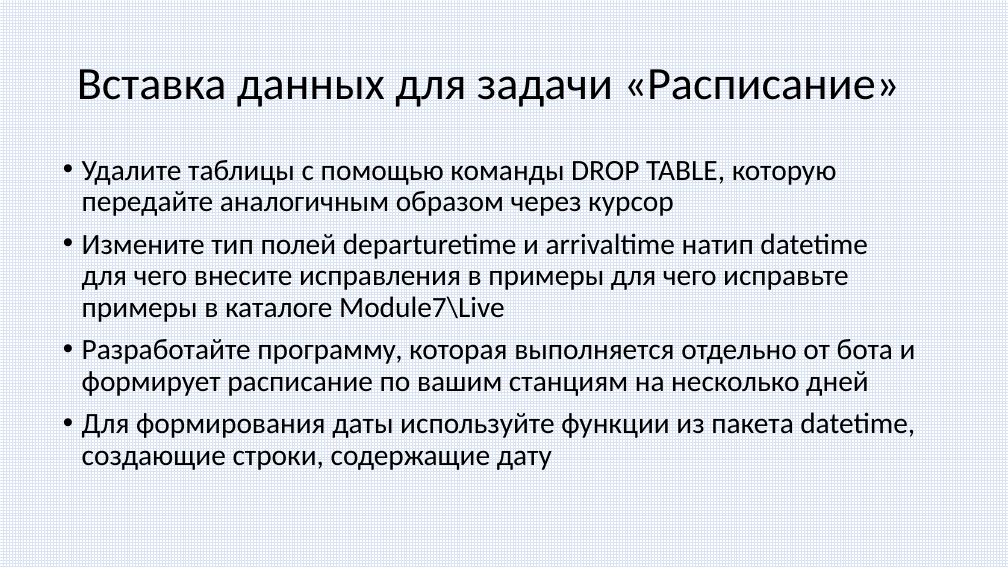
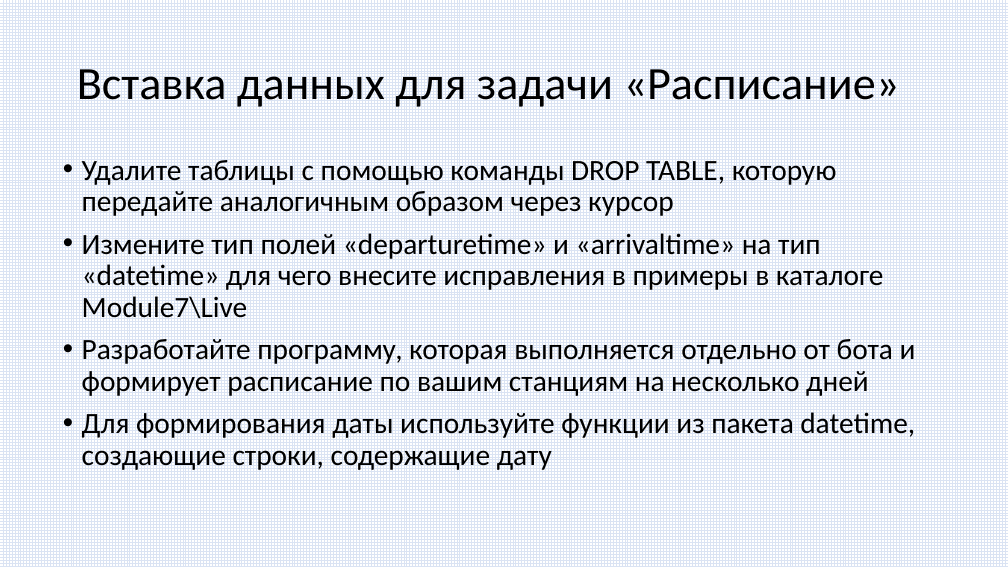
Before and after one commit to paveltsytovich/telegram-course, a slide deck: slide 147 of Presentation/Разработка ботов для телеграмм на Python.pptx. Drawn at 1008x567 pixels with LibreOffice and Linux fonts; fonts in the diff are those of the drawing. Boxes give left, top, right and bottom in pixels: in the first picture for what was removed or moved away, otherwise in the second. Text is boxed around its words. In the diff, an @@ line names an element or a change of style, - is before the commit and + after.

Commit message:
фикс в тексте упражнения по вставке

```diff
--- a/Presentation/Разработка ботов для телеграмм на Python.pptx
+++ b/Presentation/Разработка ботов для телеграмм на Python.pptx
@@ text at [82, 233, 884, 319]: text changed @@
-• Измените тип полей departuretime и arrivaltime натип datetime для чего внесите исправления в примеры для чего исправьте примеры в каталоге Module7\Live
+• Измените тип полей «departuretime» и «arrivaltime» на тип «datetime» для чего внесите исправления в примеры в каталоге Module7\Live
```
